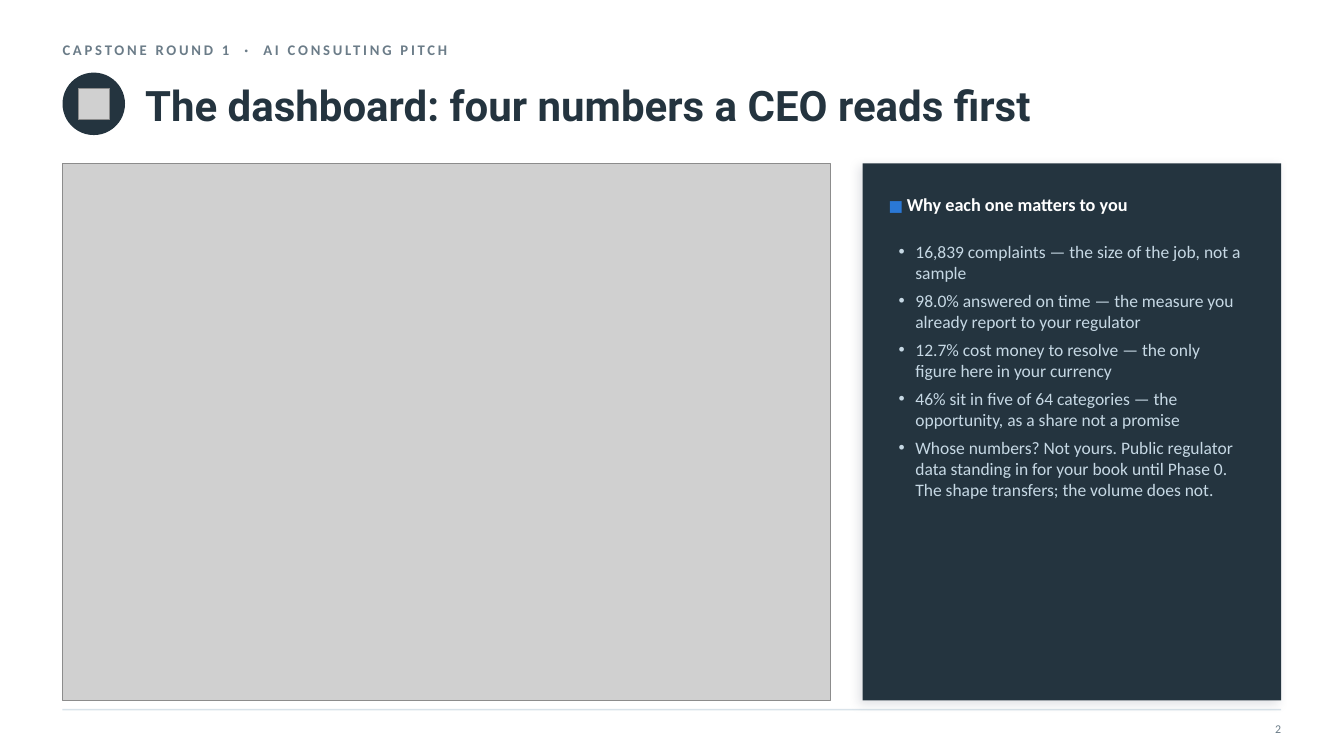
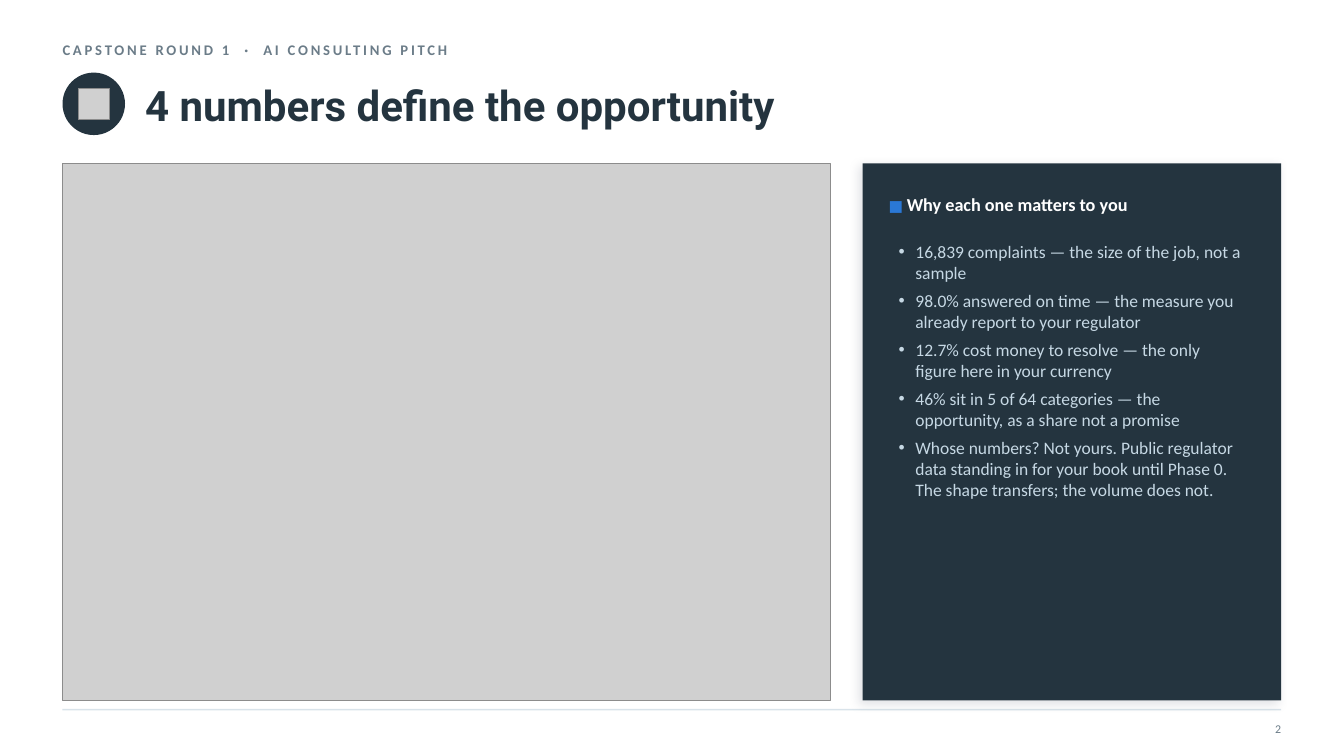
Before and after one commit to nyelugo/PROJECT-Capstone-AI-Consulting, a slide deck: slide 3 of presentation/round1_pitch.pptx. Drawn at 1344x756 pixels with LibreOffice and Linux fonts; fonts in the diff are those of the drawing; grey boxes stand for pictures. Boxes give left, top, right and bottom in pixels: in the first picture for what was removed or moved away, otherwise in the second. Text is boxed around its words. In the diff, an @@ line names an element or a change of style, - is before the commit and + after.

```diff
--- a/presentation/round1_pitch.pptx
+++ b/presentation/round1_pitch.pptx
@@ text at (145,89,775,130): text changed @@
-The dashboard: four numbers a CEO reads first
+4 numbers define the opportunity
@@ text at (915,393,1180,429): text changed @@
-• 46% sit in five of 64 categories — the opportunity, as a share not a promise
+• 46% sit in 5 of 64 categories — the opportunity, as a share not a promise
```
Also in this commit, not shown: 12 other slides changed, 1 slide removed, 1 other file.
